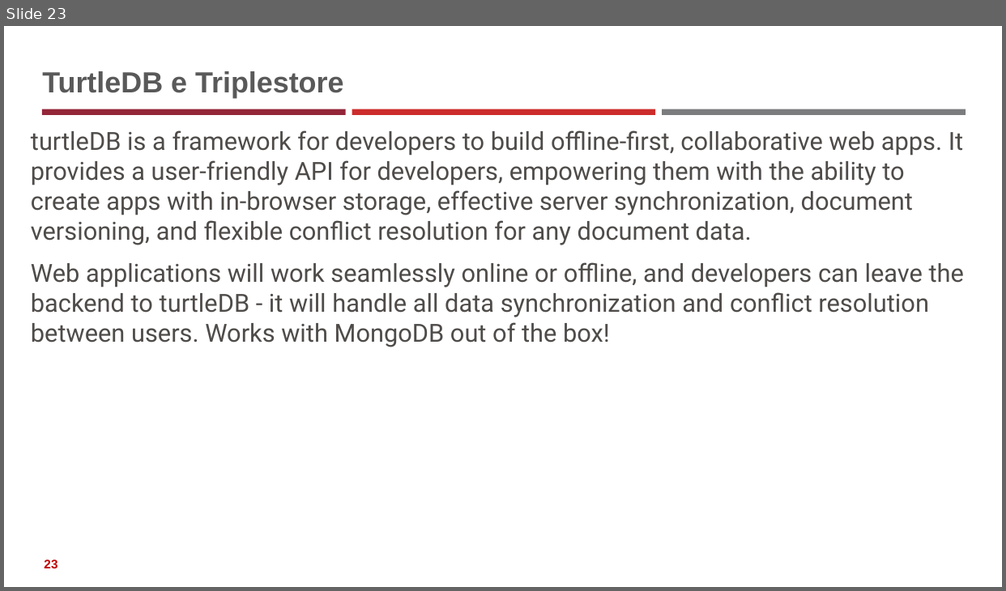
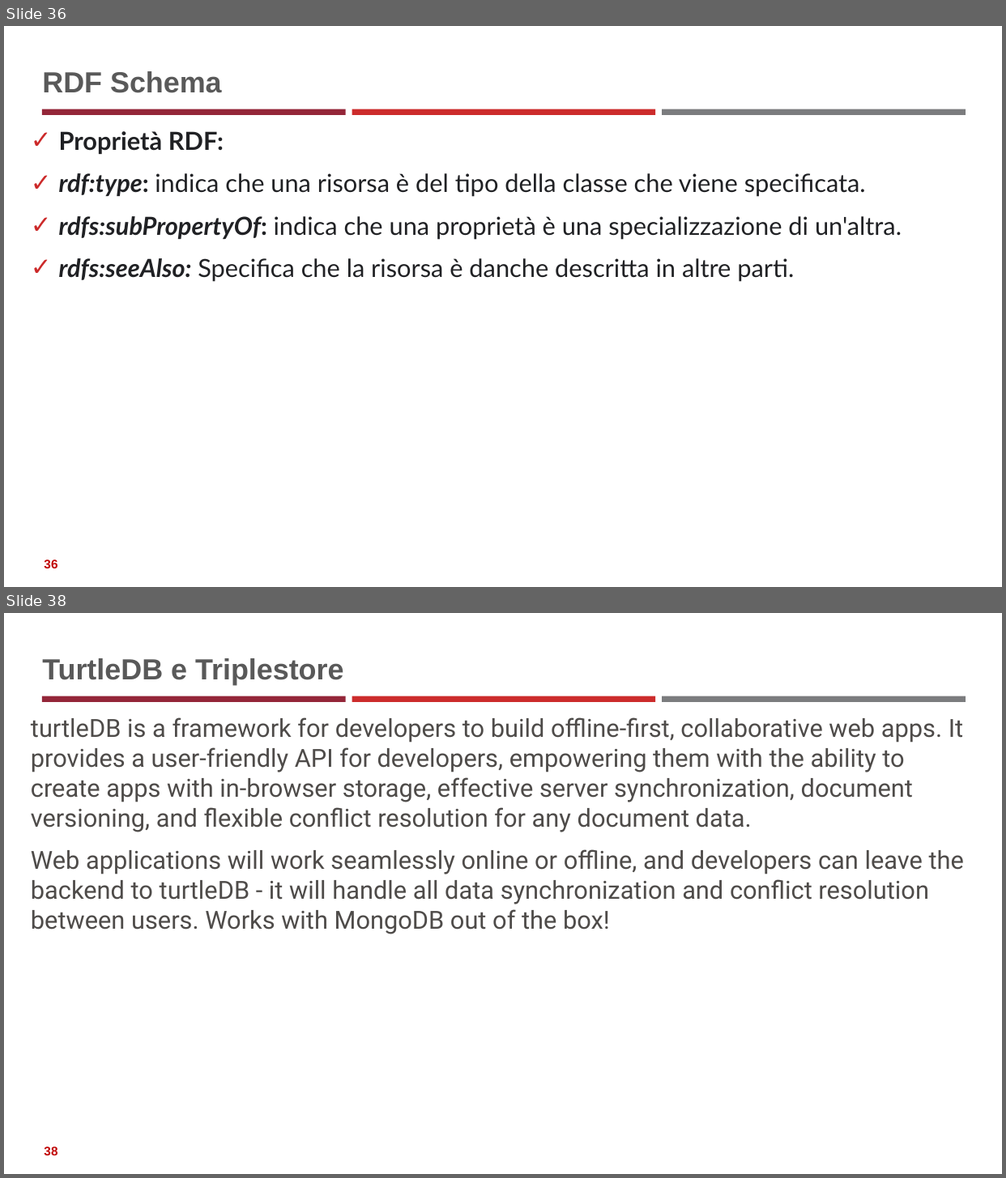
Before and after one commit to neural1977/data_science_interview_material, a slide deck: Data_Science_ita.pptx. Shown one above the other, each under a label of ours: slide 23 before the commit, slides 36 and 38 after it; the slides between them are not shown. The pictures are 1006x591 and 1006x1178 pixels, drawn with LibreOffice and Linux fonts; fonts in the diff are those of the drawing. Boxes give left, top, right and bottom in pixels: in the first picture for what was removed or moved away, otherwise in the second. Text is boxed around its words. In the diff, an @@ line names an element or a change of style, - is before the commit and + after.

```diff
--- a/Data_Science_ita.pptx
+++ b/Data_Science_ita.pptx
@@ slide 36 added at bbox=[4, 26, 1002, 587], background #FFFFFF; not listed: 3 template elements that a slide beside it also shows @@
@@ title added at bbox=[42, 71, 222, 93], 28 pt, text #595959, bold @@
+RDF Schema
@@ text added at bbox=[59, 131, 901, 282], 24 pt, text #202124 @@
+✓ Proprietà RDF:
+✓ rdf:type: indica che una risorsa è del tipo della classe che viene specificata.
+✓ rdfs:subPropertyOf: indica che una proprietà è una specializzazione di un'altra.
+✓ rdfs:seeAlso: Specifica che la risorsa è danche descritta in altre parti.
@@ page number added at bbox=[44, 560, 57, 569], 12 pt, text #C00000, bold @@
+36
@@ what was slide 23 is now slide 38 @@
@@ page number at bbox=[44, 1147, 57, 1156]: text changed @@
-23
+38
```
Also in this commit, not shown: 4 slides changed, 15 other slides added, 1 slide removed, 3 other files.
